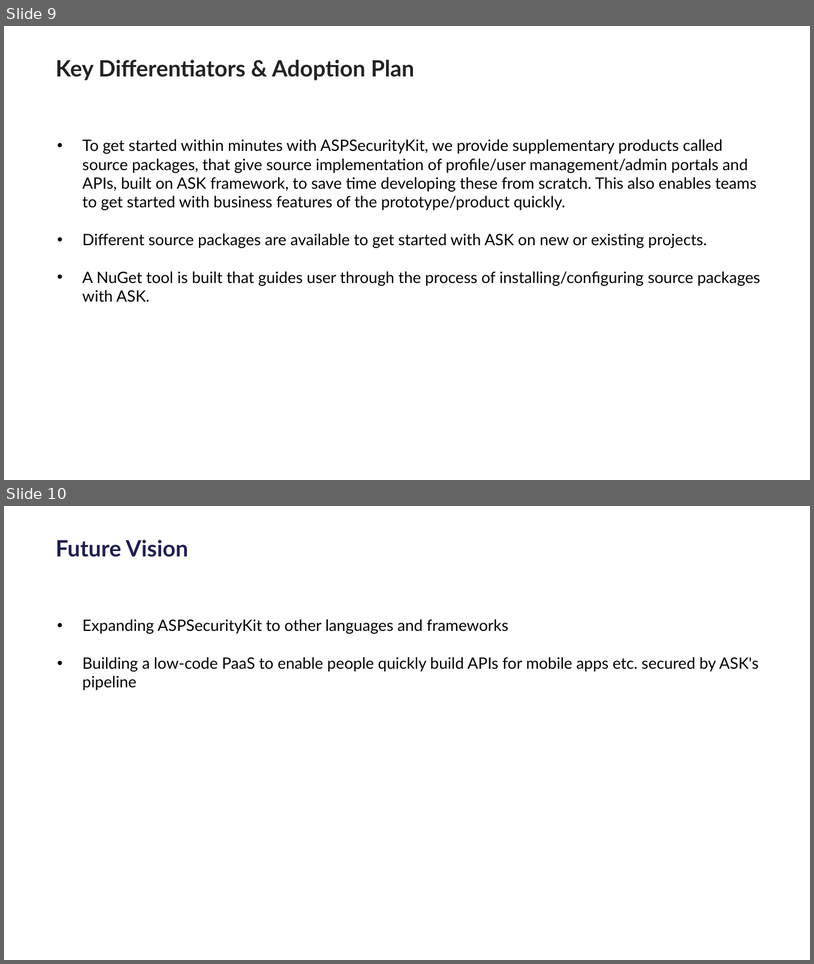
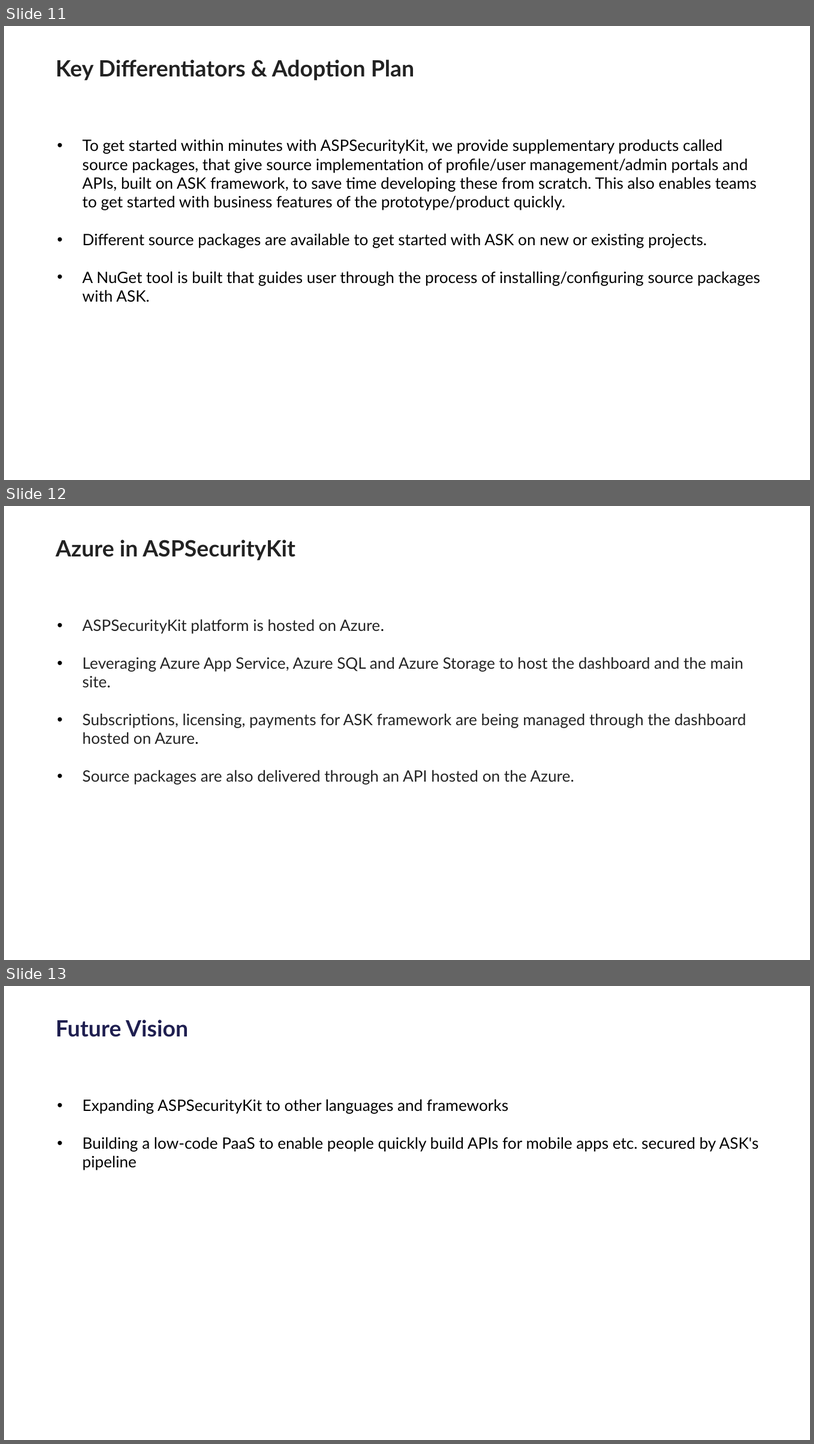
Before and after one commit to KhoslaTech/ASPSecurityKit-Code-Titans-2022, a slide deck: idea/Zero-Trust-Security-Using-ASPSecurityKit.pptx. Shown one above the other, each under a label of ours: slides 9 and 10 before the commit, slides 11, 12 and 13 after it. The pictures are 814x964 and 814x1444 pixels, drawn with LibreOffice and Linux fonts; fonts in the diff are those of the drawing; background and template pictures are left out. Boxes give left, top, right and bottom in pixels: in the first picture for what was removed or moved away, otherwise in the second. Text is boxed around its words. In the diff, an @@ line names an element or a change of style, - is before the commit and + after.

Commit message:
Added Azure usage, key metrics and zt definition slides

```diff
--- a/idea/Zero-Trust-Security-Using-ASPSecurityKit.pptx
+++ b/idea/Zero-Trust-Security-Using-ASPSecurityKit.pptx
@@ slide 12 added at <box>4,506,810,960</box>, background #FFFFFF; not listed: 2 template elements that a slide beside it also shows @@
@@ title added at <box>56,540,296,561</box>, 20 pt, text #222222, bold @@
+Azure in ASPSecurityKit
@@ text added at <box>83,619,747,784</box>, 14 pt, text #242424 @@
+• ASPSecurityKit platform is hosted on Azure.
+• Leveraging Azure App Service, Azure SQL and Azure Storage to host the dashboard and the main site.
+• Subscriptions, licensing, payments for ASK framework are being managed through the dashboard hosted on Azure.
+• Source packages are also delivered through an API hosted on the Azure.
@@ what was slide 9 is now slide 11 @@
@@ what was slide 10 is now slide 13 @@
```
Also in this commit, not shown: 2 other slides added.
